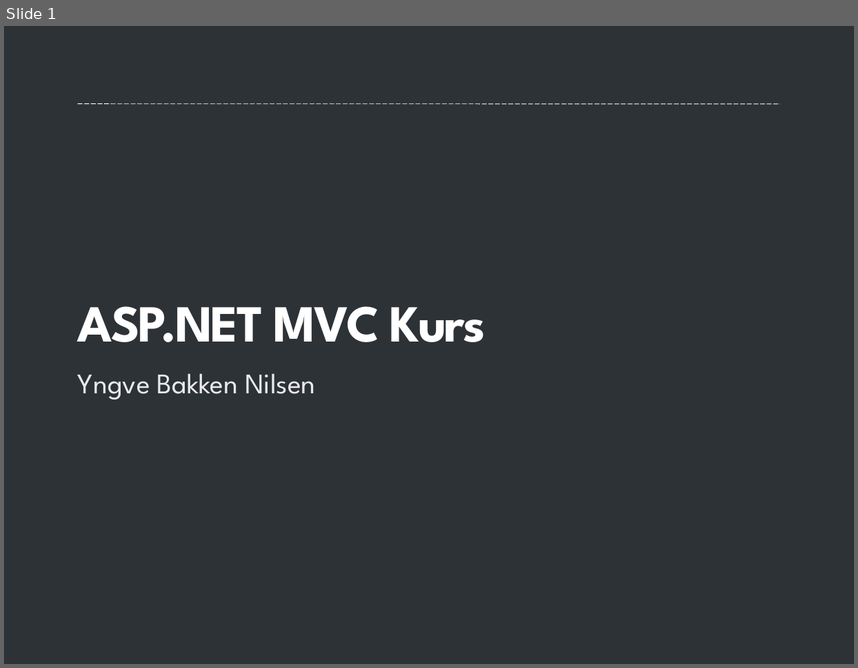
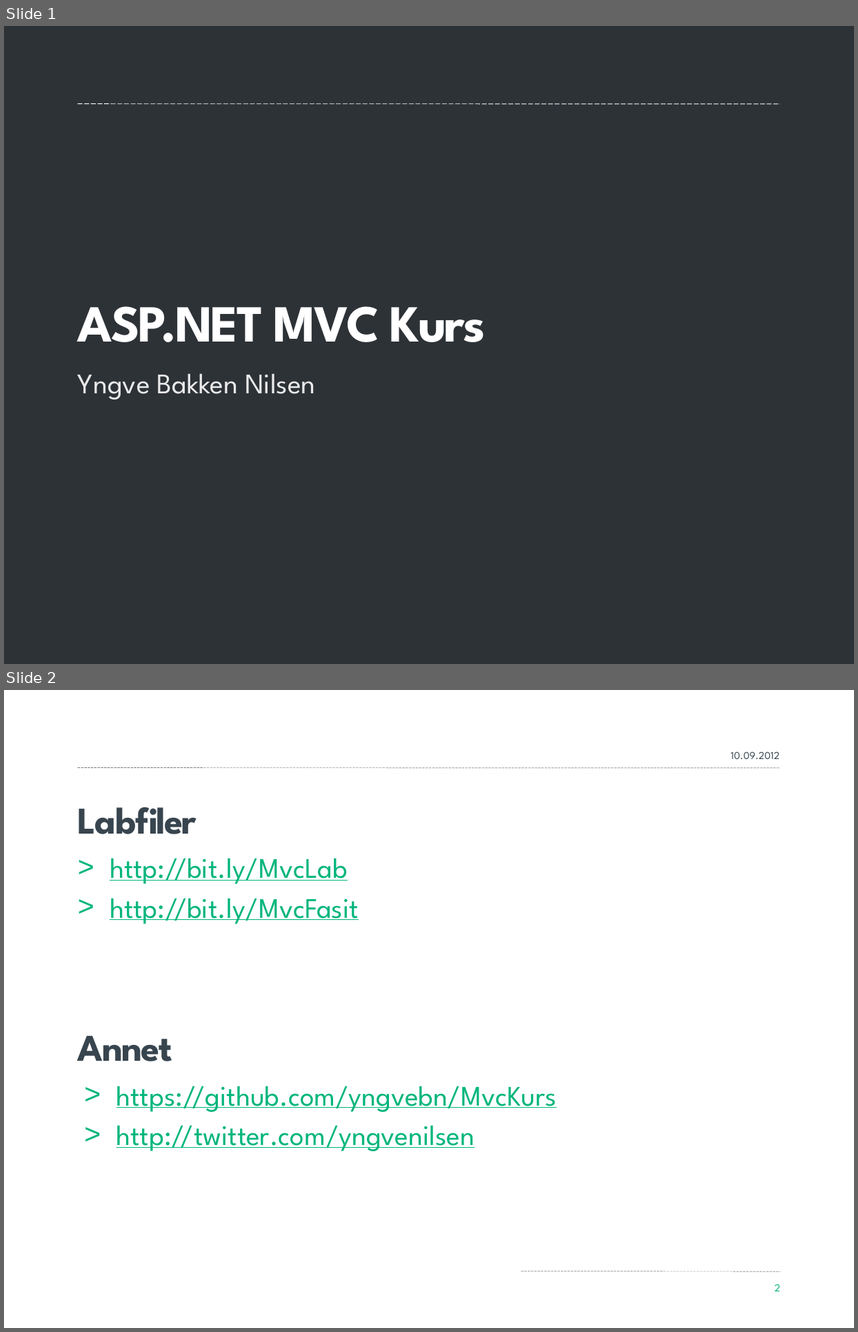
Before and after one commit to yngvebn/MVCKurs, a slide deck: Material/MVC.pptx. Shown one above the other, each under a label of ours: slide 1 before the commit, slides 1 and 2 after it. The pictures are 858x668 and 858x1332 pixels, drawn with LibreOffice and Linux fonts; fonts in the diff are those of the drawing; background and template pictures are left out. Boxes give left, top, right and bottom in pixels: in the first picture for what was removed or moved away, otherwise in the second. Text is boxed around its words. In the diff, an @@ line names an element or a change of style, - is before the commit and + after.

```diff
--- a/Material/MVC.pptx
+++ b/Material/MVC.pptx
@@ slide 2 added at [4, 690, 854, 1328], background #FFFFFF @@
@@ text added at [731, 751, 780, 759], 9 pt, text #38454F @@
+10.09.2012
@@ line added from (78, 767) to (780, 768), #2D3237 0.25 pt dashed @@
@@ title added at [78, 807, 197, 834], 32 pt, text #38454F, bold @@
+Labfiler
@@ text added at [110, 858, 359, 924], 24 pt, text #00B57C, underline @@
+> http://bit.ly/MvcLab
+> http://bit.ly/MvcFasit
@@ text added at [78, 1036, 172, 1061], 32 pt, text #38454F, bold @@
+Annet
@@ text added at [116, 1085, 557, 1151], 24 pt, text #00B57C, underline @@
+> https://github.com/yngvebn/MvcKurs
+> http://twitter.com/yngvenilsen
@@ line added from (521, 1270) to (780, 1272), #2D3237 0.25 pt dashed @@
@@ page number added at [775, 1283, 780, 1291], 9 pt, text #00B57C @@
+2
```
Also in this commit, not shown: 2 slides changed, 1 other slide added.
